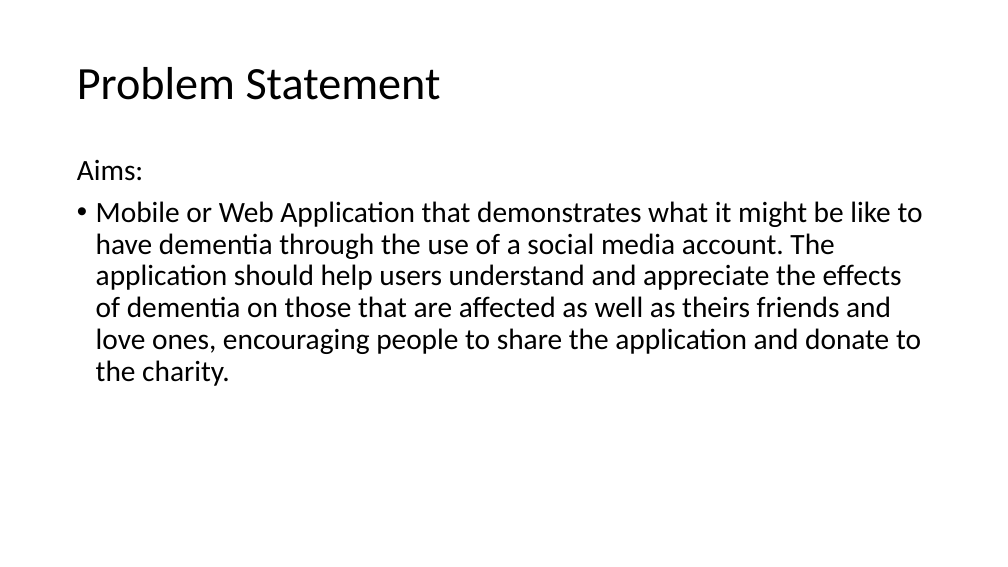
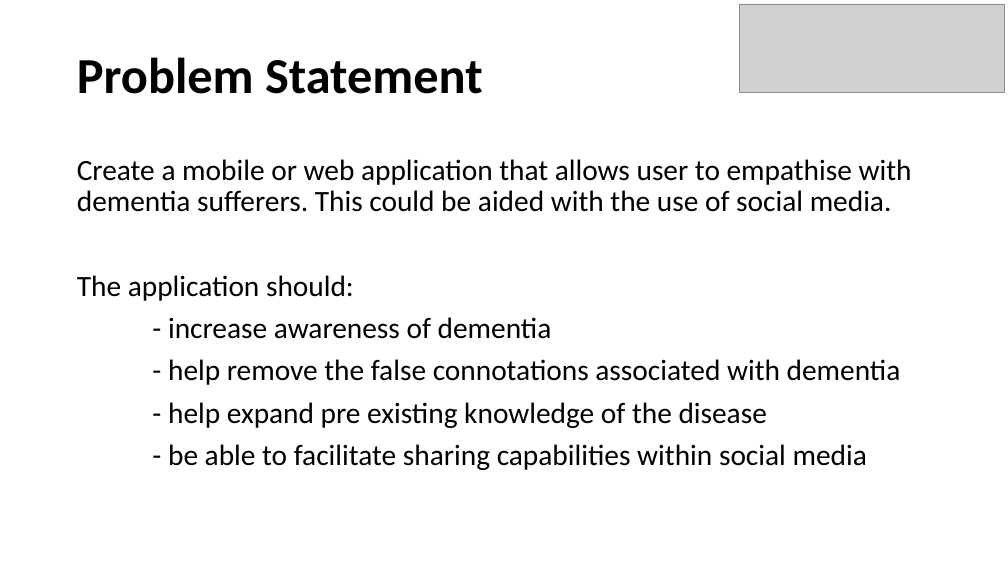
Before and after one commit to Ldn2016/team-11, a slide deck: slide 3 of _presentation/Team 11 Presentation.pptx. Drawn at 1008x567 pixels with LibreOffice and Linux fonts; fonts in the diff are those of the drawing; grey boxes stand for pictures. Boxes give left, top, right and bottom in pixels: in the first picture for what was removed or moved away, otherwise in the second. Text is boxed around its words. In the diff, an @@ line names an element or a change of style, - is before the commit and + after.

```diff
--- a/_presentation/Team 11 Presentation.pptx
+++ b/_presentation/Team 11 Presentation.pptx
@@ title "Problem Statement": place and size @@
-title "Problem Statement" at bbox=[77, 67, 441, 100]
+title "Problem Statement" at bbox=[77, 57, 483, 94]
@@ title "Problem Statement" at bbox=[77, 57, 483, 94]: size 44 to 48 pt, bold on @@
@@ picture added at bbox=[740, 4, 1004, 92] @@
@@ text at bbox=[77, 159, 912, 470]: text changed @@
-Aims:
-• Mobile or Web Application that demonstrates what it might be like to have dementia through the use of a social media account. The application should help users understand and appreciate the effects of dementia on those that are affected as well as theirs friends and love ones, encouraging people to share the application and donate to the charity.
+Create a mobile or web application that allows user to empathise with dementia sufferers. This could be aided with the use of social media.
+The application should:
+- increase awareness of dementia
+- help remove the false connotations associated with dementia
+- help expand pre existing knowledge of the disease
+- be able to facilitate sharing capabilities within social media
```
Also in this commit, not shown: 5 other slides changed, 2 slides added, 1 slide removed.
